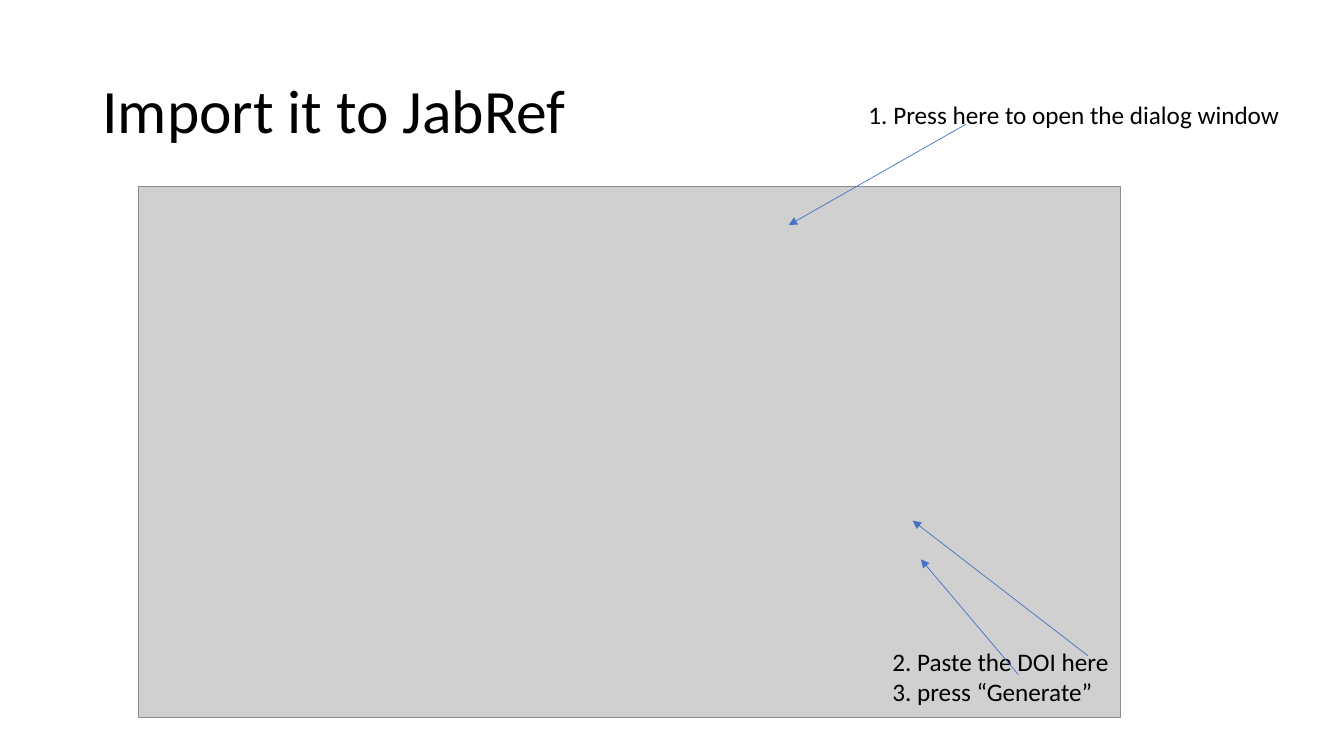
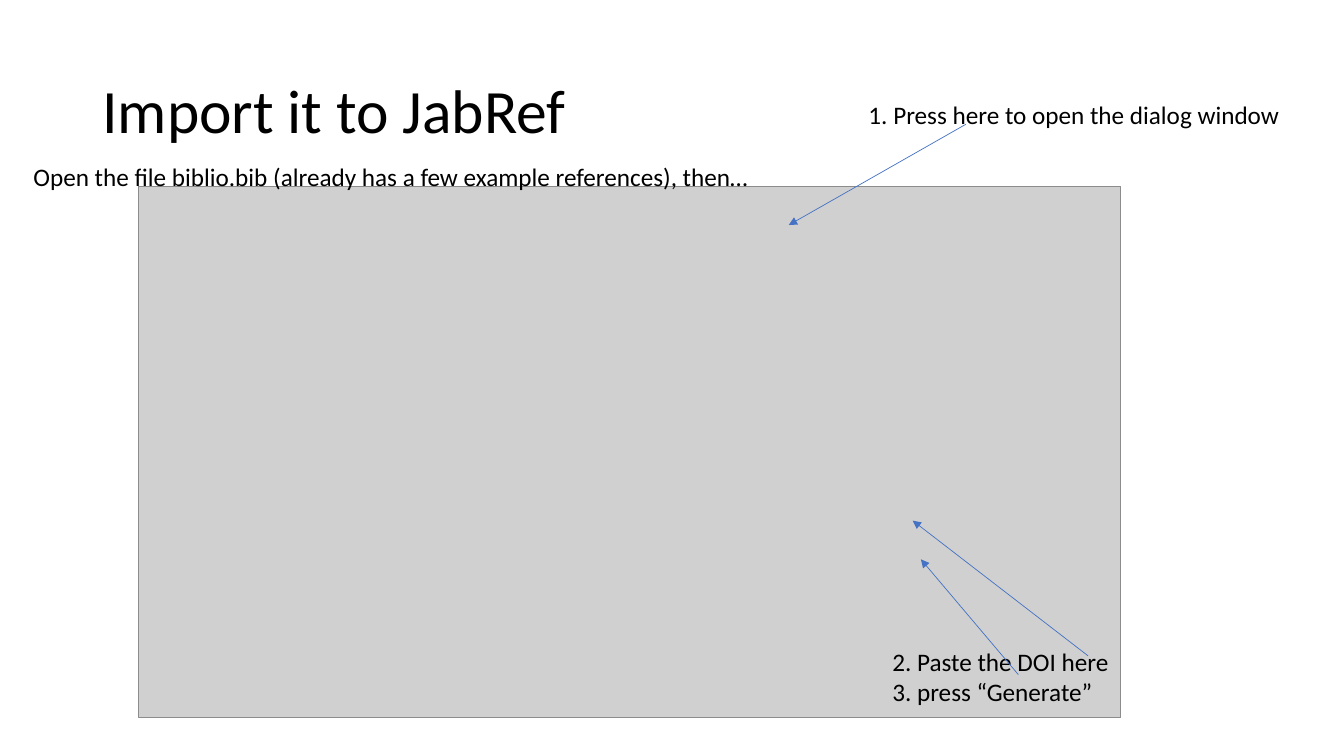
Before and after one commit to TiagoAMarques/RMarkdownTemplate, a slide deck: slide 10 of StepByStep.pptx. Drawn at 1344x756 pixels with LibreOffice and Linux fonts; fonts in the diff are those of the drawing; grey boxes stand for pictures. Boxes give left, top, right and bottom in pixels: in the first picture for what was removed or moved away, otherwise in the second. Text is boxed around its words. In the diff, an @@ line names an element or a change of style, - is before the commit and + after.

```diff
--- a/StepByStep.pptx
+++ b/StepByStep.pptx
@@ text added at bbox=[33, 166, 748, 193], 18 pt, text #000000 @@
+Open the file biblio.bib (already has a few example references), then…
```
Also in this commit, not shown: 5 other slides changed.
